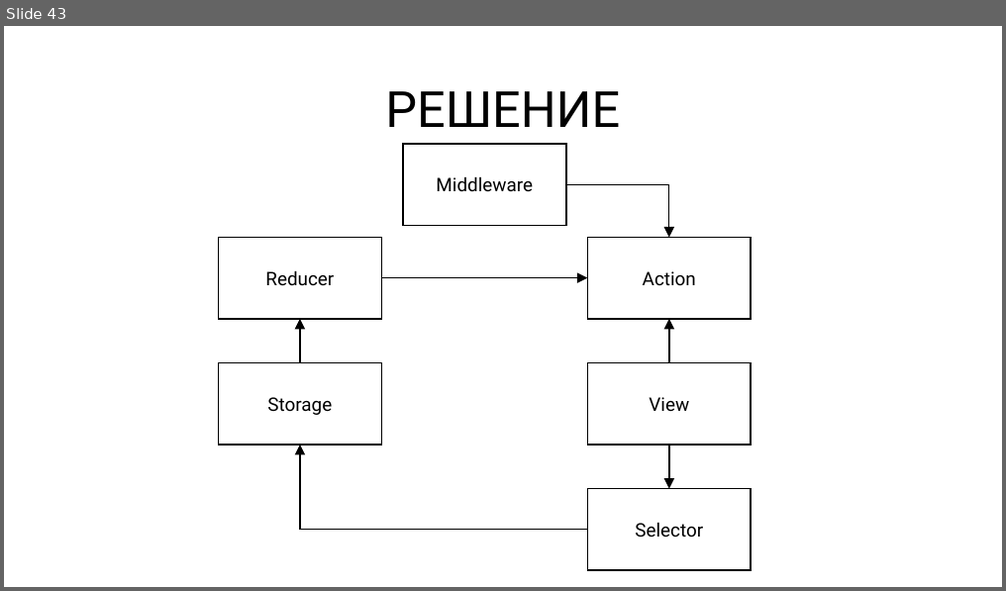
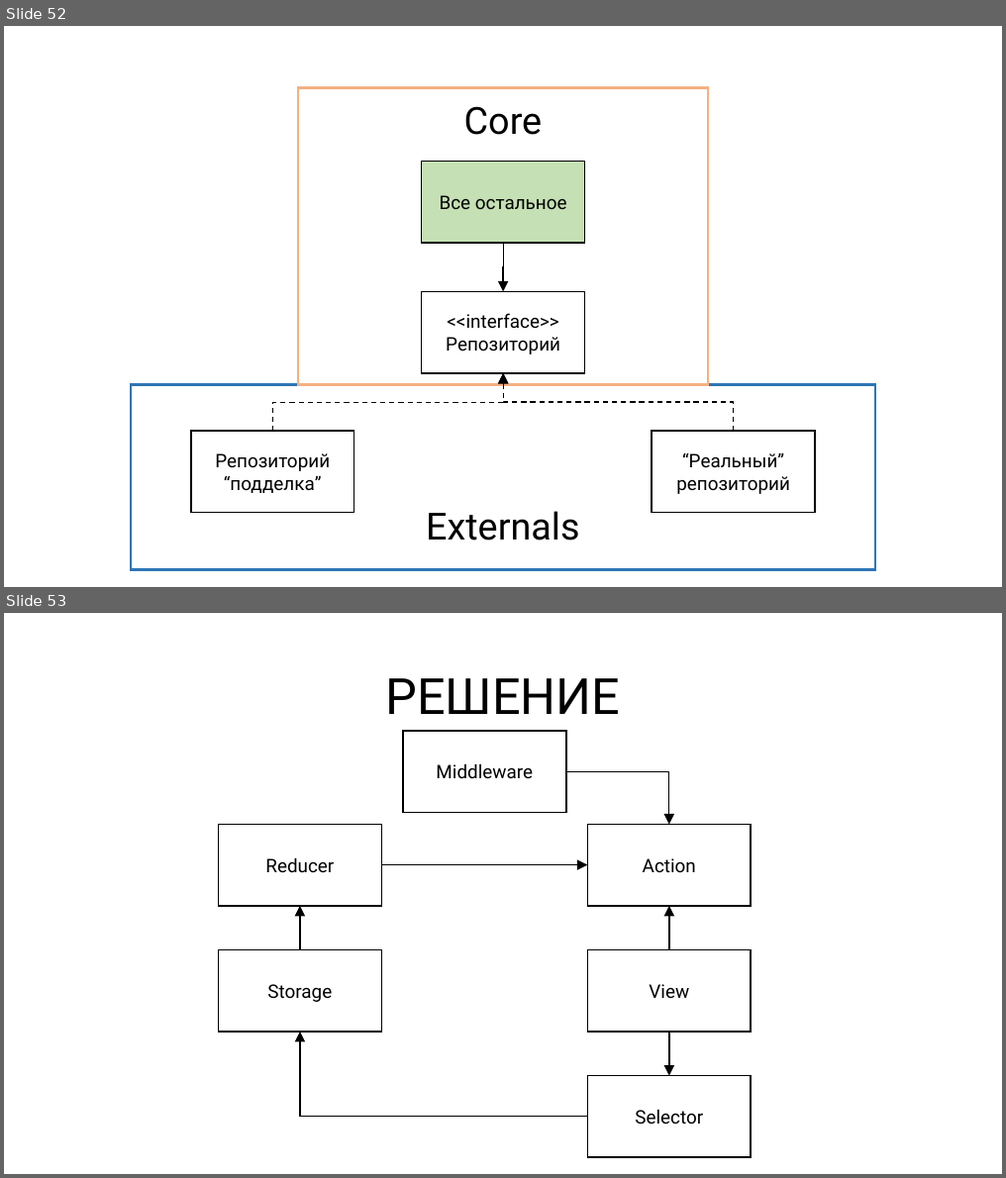
Before and after one commit to rkhaimov/brain-gym, a slide deck: Презентация.pptx. Shown one above the other, each under a label of ours: slide 43 before the commit, slides 52 and 53 after it. The pictures are 1006x591 and 1006x1178 pixels, drawn with LibreOffice and Linux fonts; fonts in the diff are those of the drawing. Boxes give left, top, right and bottom in pixels: in the first picture for what was removed or moved away, otherwise in the second. Text is boxed around its words. In the diff, an @@ line names an element or a change of style, - is before the commit and + after.

```diff
--- a/Презентация.pptx
+++ b/Презентация.pptx
@@ slide 52 added at bbox=[4, 26, 1002, 587], background #FFFFFF @@
@@ rectangle added at bbox=[298, 88, 708, 385], outline #F4B183 2.25 pt @@
@@ text added at bbox=[464, 106, 543, 135], 36 pt, text #000000 @@
+Core
@@ group added at bbox=[191, 161, 815, 513]: 4 rectangles, 3 elbow arrows @@
+Все остальное
+“Реальный” репозиторий
+<<interface>>
+Репозиторий
+Репозиторий “подделка”
@@ rectangle added at bbox=[131, 385, 875, 570], outline #2E75B6 2.25 pt @@
@@ text added at bbox=[426, 511, 579, 541], 36 pt, text #000000 @@
+Externals
@@ what was slide 43 is now slide 53 @@
```
Also in this commit, not shown: 9 slides changed, 17 other slides added, 8 slides removed, 1 other file.
